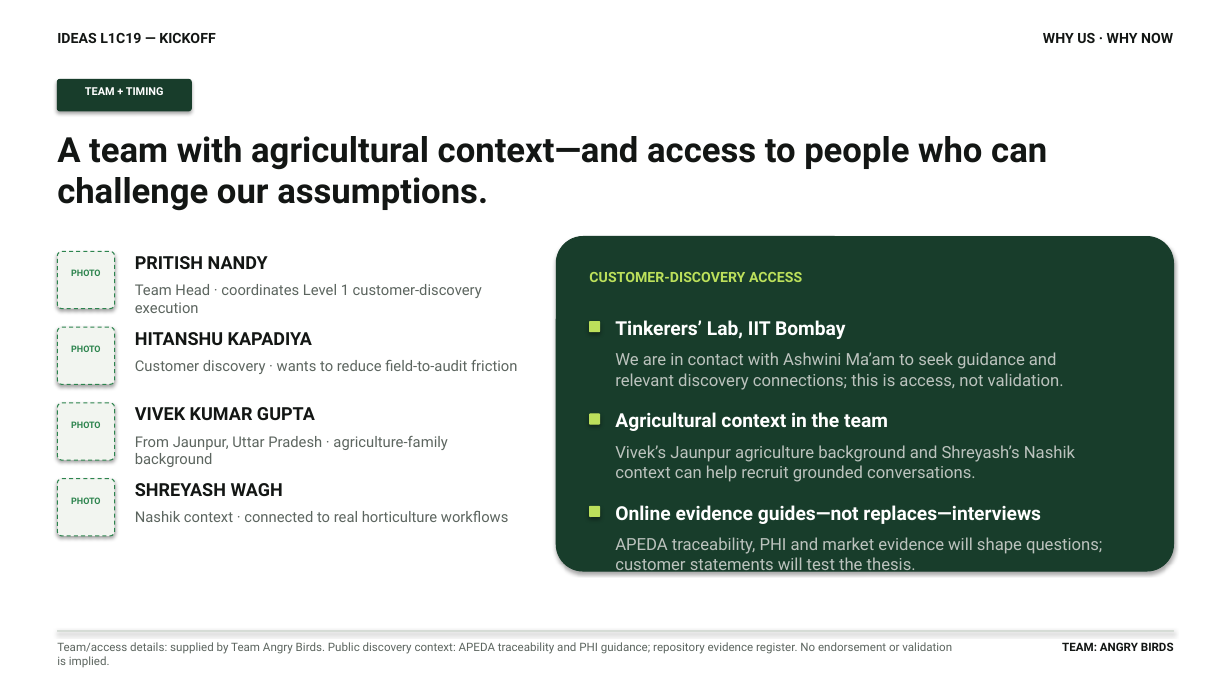
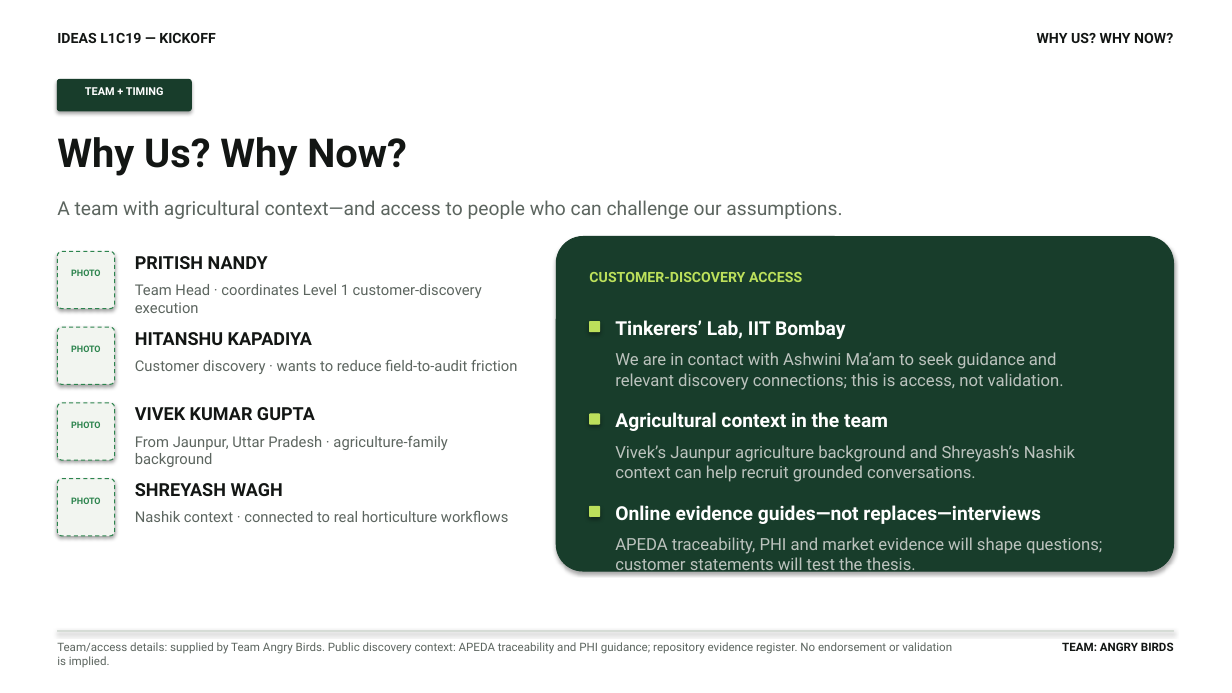
Before and after one commit to aman123825/agrobot, a slide deck: slide 4 of docs/AgriRover_IDEAS_Level_1_Kickoff_14_Aug_2026.pptx. Drawn at 1232x693 pixels with LibreOffice and Linux fonts; fonts in the diff are those of the drawing. Boxes give left, top, right and bottom in pixels: in the first picture for what was removed or moved away, otherwise in the second. Text is boxed around its words. In the diff, an @@ line names an element or a change of style, - is before the commit and + after.

```diff
--- a/docs/AgriRover_IDEAS_Level_1_Kickoff_14_Aug_2026.pptx
+++ b/docs/AgriRover_IDEAS_Level_1_Kickoff_14_Aug_2026.pptx
@@ text at (1037,33,1173,43): text changed @@
-WHY US · WHY NOW
+WHY US? WHY NOW?
@@ text added at (57,137,407,176), 31 pt, text #131614, bold @@
+Why Us? Why Now?
@@ text "A team with agricultural context—and ...": place and size @@
-text "A team with agricultural context—and ..." at (57,136,1047,211)
+text "A team with agricultural context—and ..." at (57,200,842,219)
@@ text "A team with agricultural context—and ..." at (57,200,842,219): size 27 to 15 pt, text colour #131614 to #5C655F, bold off @@
```
Also in this commit, not shown: 3 other slides changed, 1 other file.
